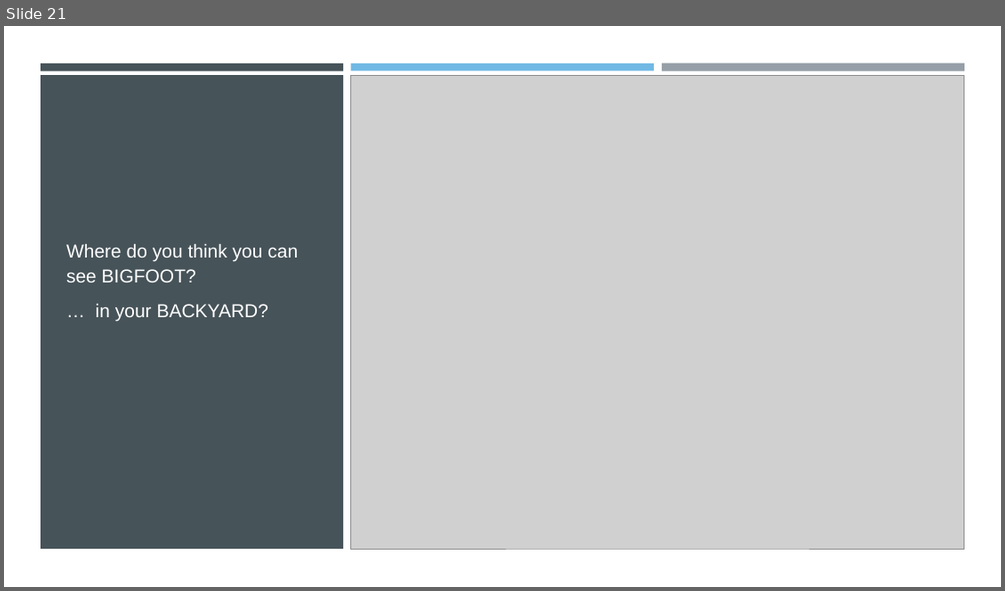
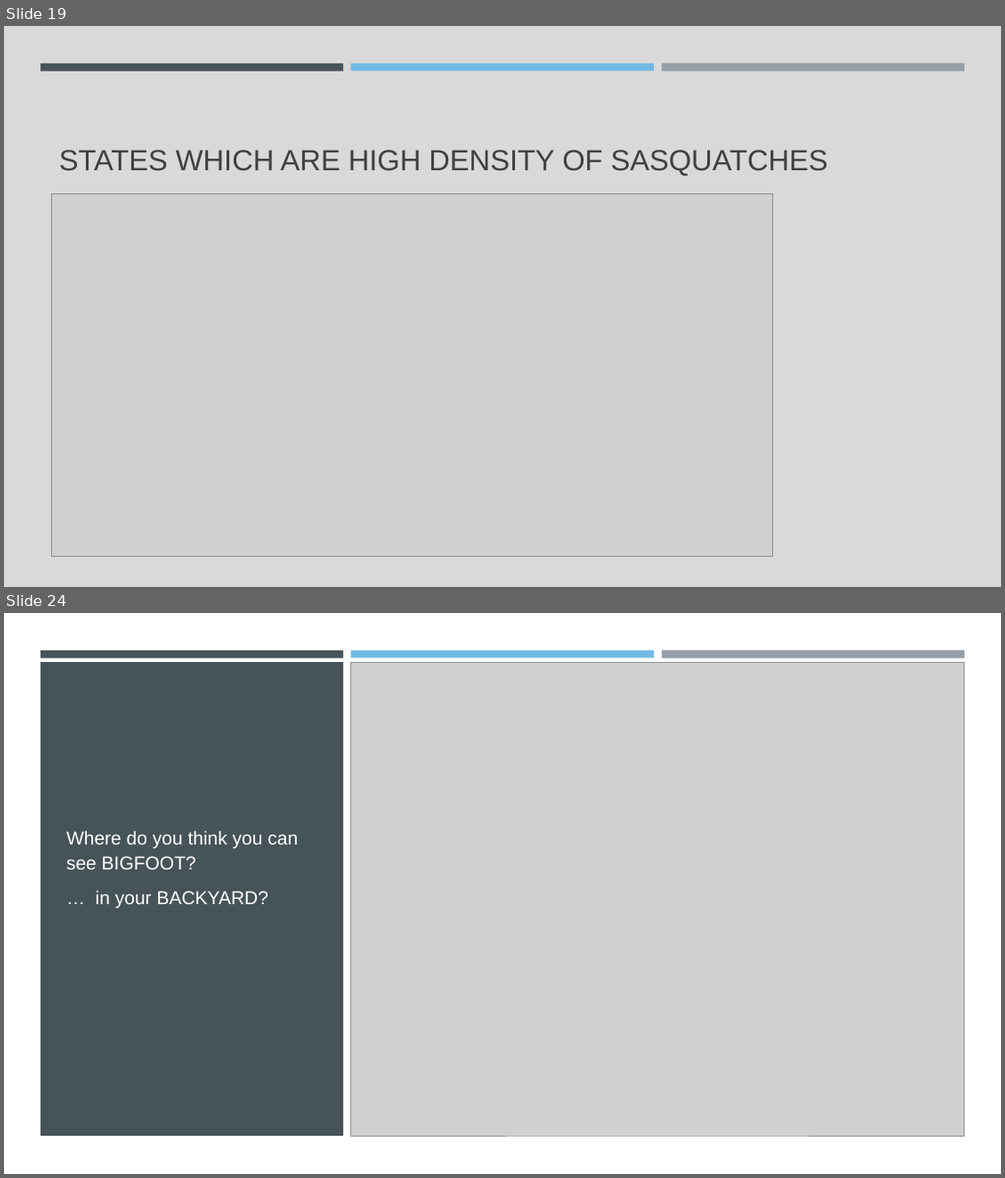
Before and after one commit to CBPher24/Where_has_bigfoot_been, a slide deck: Team 3.pptx. Shown one above the other, each under a label of ours: slide 21 before the commit, slides 19 and 24 after it; the slides between them are not shown. The pictures are 1005x591 and 1005x1178 pixels, drawn with LibreOffice and Linux fonts; fonts in the diff are those of the drawing; grey boxes stand for pictures. Boxes give left, top, right and bottom in pixels: in the first picture for what was removed or moved away, otherwise in the second. Text is boxed around its words. In the diff, an @@ line names an element or a change of style, - is before the commit and + after.

```diff
--- a/Team 3.pptx
+++ b/Team 3.pptx
@@ slide 19 added at box(4, 26, 1001, 587), background #D9D9D9 @@
@@ rectangle added at box(40, 63, 343, 70), fill #465359 @@
@@ rectangle added at box(351, 63, 654, 70), fill #71B9E4 @@
@@ rectangle added at box(662, 63, 964, 71), fill #969FA7 @@
@@ title added at box(59, 150, 828, 176), 28 pt, text #404040 @@
+STATES WHICH ARE HIGH DENSITY OF SASQUATCHES
@@ picture added at box(52, 194, 773, 556) @@
@@ what was slide 21 is now slide 24 @@
```
Also in this commit, not shown: 10 slides changed, 2 other slides added, 15 other files.
